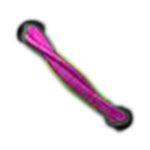
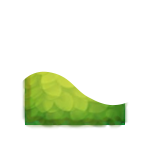
Layer changes from the first 150x150 image to the second:
removed layer "Chain" over [left=15, top=18, right=134, bottom=131]
renamed "图层 1" to "组 1", painted on it, masked it over [left=14, top=17, right=136, bottom=135]
